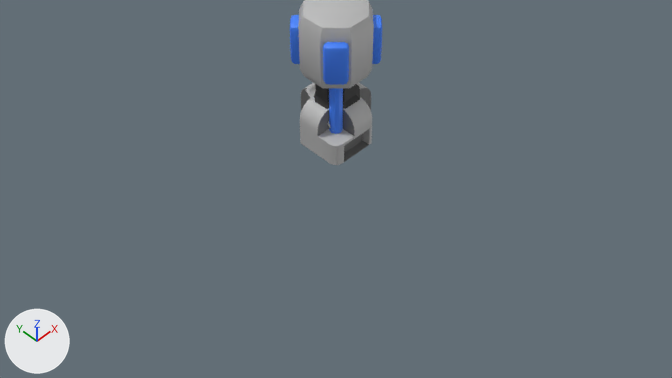
The Blender file blend/PG-assets.blend as it was, and as the next commit left it.
Rendered twice from the file's camera 'Camera'. Arrows for +X, +Y and +Z are at lower left; the lights stay in place. The first picture is the older version.
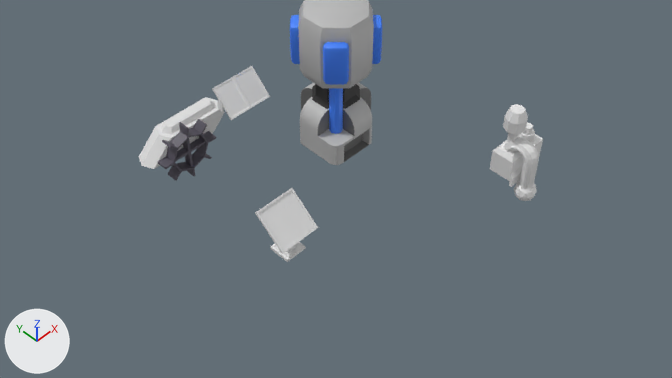
ob_origin is not drawn itself; it is the parent of ob_cube_003, ob_plane_002.

Pixel boxes [x1, y1, x2, y2] of what changed, in the pictures (672 x 378 px):
'Plane.002', moved: before [306, 84, 330, 128]; after [255, 188, 318, 254]
'Plane', added: after [139, 97, 225, 169]
'animated', added: after [158, 119, 216, 181]
'Plane.003', added: after [212, 66, 270, 120]
'Cube.002', added: after [490, 122, 543, 187]
'BézierCircle', added: after [504, 137, 539, 189]
'animated.001', added: after [503, 104, 528, 135]
'Cube.003', moved (not visible before): after [270, 242, 305, 262]
'Icosphere', added: after [514, 180, 537, 201]
'BézierCircle.001', added: after [506, 146, 529, 189]
'BézierCircle.002', added: after [507, 133, 518, 142]
'Plane.004', added: after [217, 100, 224, 111]

What changed in the scene script:
```text
Add mat_material_004:
    mat_material_004 = principled_material('Material.004')
    mat_material_004.base_color = (0.0887, 0.0802, 0.107)  # dark grey #54505c
Add mat_material_002:
    mat_material_002 = principled_material('Material.002')
    mat_material_002.base_color = (0.744, 0.744, 0.744)  # light grey #e0e0e0
    mat_material_002.specular_tint = (0.0887, 0.0802, 0.107)  # dark grey #54505c
Add cu_béziercircle_002:
    cu_béziercircle_002 = bpy.data.curves.new('BézierCircle.002', 'CURVE')
    cu_béziercircle_002.dimensions = '3D'
    _sp = cu_béziercircle_002.splines.new('BEZIER'); _sp.bezier_points.add(1)
    _sp.bezier_points.foreach_set('co', [0.0, 0.0, 0.0, -1.2, 0.0, 0.0])
    _sp.bezier_points.foreach_set('handle_left', [0.351, 0.0, 0.0, -0.849, 0.0, 0.0])
    _sp.bezier_points.foreach_set('handle_right', [-0.351, 0.0, 0.0, -1.551, 0.0, 0.0])
    for _p, _l, _r in zip(_sp.bezier_points, ['ALIGNED', 'ALIGNED'], ['ALIGNED', 'ALIGNED']): _p.handle_left_type = _l; _p.handle_right_type = _r
    _sp.order_u = 0
    _sp.order_v = 0
    _sp.resolution_u = 4
    _sp.use_smooth = False
    cu_béziercircle_002.use_path = True
    cu_béziercircle_002.bevel_resolution = 2
    cu_béziercircle_002.bevel_depth = 0.205
    cu_béziercircle_002.resolution_u = 4
    cu_béziercircle_002.fill_mode = 'FULL'
Add cu_béziercircle_001:
    cu_béziercircle_001 = bpy.data.curves.new('BézierCircle.001', 'CURVE')
    cu_béziercircle_001.dimensions = '3D'
    _sp = cu_béziercircle_001.splines.new('BEZIER'); _sp.bezier_points.add(3)
    _sp.bezier_points.foreach_set('co', [1.261, -1.018, 0.0, 0.0, -1.018, 0.0, -0.636, -0.497, 0.0, 0.0, 0.0241, 0.0])
    _sp.bezier_points.foreach_set('handle_left', [1.613, -1.018, 0.0, 0.351, -1.018, 0.0, -0.636, -0.784, 0.0, -0.351, 0.0241, 0.0])
    _sp.bezier_points.foreach_set('handle_right', [0.91, -1.018, 0.0, -0.351, -1.018, 0.0, -0.636, -0.209, 0.0, 0.351, 0.0241, 0.0])
    for _p, _l, _r in zip(_sp.bezier_points, ['ALIGNED', 'ALIGNED', 'ALIGNED', 'ALIGNED'], ['ALIGNED', 'ALIGNED', 'ALIGNED', 'ALIGNED']): _p.handle_left_type = _l; _p.handle_right_type = _r
    _sp.order_u = 0
    _sp.order_v = 0
    _sp.resolution_u = 4
    _sp.use_smooth = False
    cu_béziercircle_001.use_path = True
    cu_béziercircle_001.bevel_resolution = 2
    cu_béziercircle_001.bevel_depth = 0.077
    cu_béziercircle_001.resolution_u = 4
    cu_béziercircle_001.fill_mode = 'FULL'
Add cu_béziercircle:
    cu_béziercircle = bpy.data.curves.new('BézierCircle', 'CURVE')
    cu_béziercircle.dimensions = '3D'
    _sp = cu_béziercircle.splines.new('BEZIER'); _sp.bezier_points.add(3)
    _sp.bezier_points.foreach_set('co', [1.261, -1.004, 0.0, -0.201, -1.004, 0.0, -0.636, -0.502, 0.0, -0.201, 0.0, 0.0])
    _sp.bezier_points.foreach_set('handle_left', [1.613, -1.004, 0.0, 0.0394, -1.004, 0.0, -0.636, -0.779, 0.0, -0.441, 0.0, 0.0])
    _sp.bezier_points.foreach_set('handle_right', [0.91, -1.004, 0.0, -0.441, -1.004, 0.0, -0.636, -0.225, 0.0, 0.0394, 0.0, 0.0])
    for _p, _l, _r in zip(_sp.bezier_points, ['ALIGNED', 'ALIGNED', 'ALIGNED', 'ALIGNED'], ['ALIGNED', 'ALIGNED', 'ALIGNED', 'ALIGNED']): _p.handle_left_type = _l; _p.handle_right_type = _r
    _sp.order_u = 0
    _sp.order_v = 0
    _sp.resolution_u = 4
    _sp.use_smooth = False
    cu_béziercircle.use_path = True
    cu_béziercircle.bevel_resolution = 2
    cu_béziercircle.bevel_depth = 0.288
    cu_béziercircle.resolution_u = 4
    cu_béziercircle.fill_mode = 'FULL'
Change ob_origin:
    ob_origin.location: (0.0, 0.0, 0.0) -> (-3.739, -0.996, -3.348)
Add ob_plane_004:
    ob_plane_004 = bpy.data.objects.new('Plane.004', me_plane_004.copy())  # the mesh of ob_plane_004; modifiers MIRROR
    ob_plane_004.parent = ob_origin_001
    ob_plane_004.location = (0.3, 0.3, 0.0)
Add ob_origin_001:
    ob_origin_001 = bpy.data.objects.new('origin.001', None)
    ob_origin_001.location = (-1.879, 2.839, 1.26)
Add ob_plane_003:
    ob_plane_003 = bpy.data.objects.new('Plane.003', me_plane_003.copy())  # the mesh of ob_plane_003
    ob_plane_003.parent = ob_origin_001
    ob_plane_003.location = (-0.5, 0.0, 0.0)
Add ob_animated_001:
    ob_animated_001 = bpy.data.objects.new('animated.001', me_cylinder_005.copy())  # the mesh of ob_animated_001
    ob_animated_001.parent = ob_origin_003
    ob_animated_001.location = (0.0, 0.0, 2.702)
    ob_animated_001.scale = (0.452, 0.452, 0.559)
Add ob_origin_003:
    ob_origin_003 = bpy.data.objects.new('origin.003', None)
    ob_origin_003.location = (4.125, -5.637, -1.069)
Add ob_béziercircle_002:
    ob_béziercircle_002 = bpy.data.objects.new('BézierCircle.002', cu_béziercircle_002)
    ob_béziercircle_002.parent = ob_origin_003
    ob_béziercircle_002.location = (0.0, 0.0, 0.949)
    ob_béziercircle_002.rotation_euler = (0.0, 1.571, 0.0)  # degrees (0, 90, 0)
Add ob_béziercircle_001:
    ob_béziercircle_001 = bpy.data.objects.new('BézierCircle.001', cu_béziercircle_001)
    ob_béziercircle_001.parent = ob_origin_003
    ob_béziercircle_001.location = (-0.246, 0.0, 0.949)
    ob_béziercircle_001.rotation_euler = (0.0, 1.571, 0.0)  # degrees (0, 90, 0)
Add ob_icosphere:
    ob_icosphere = bpy.data.objects.new('Icosphere', me_icosphere.copy())  # the mesh of ob_icosphere
    ob_icosphere.parent = ob_origin_003
    ob_icosphere.location = (0.0, -1.0, -0.5)
Add ob_béziercircle:
    ob_béziercircle = bpy.data.objects.new('BézierCircle', cu_béziercircle)
    ob_béziercircle.parent = ob_origin_003
    ob_béziercircle.location = (0.0, 0.0, 0.949)
    ob_béziercircle.rotation_euler = (0.0, 1.571, 0.0)  # degrees (0, 90, 0)
Add ob_cube_002:
    ob_cube_002 = bpy.data.objects.new('Cube.002', me_cube_004.copy())  # the mesh of ob_cube_002
    ob_cube_002.parent = ob_origin_003
    ob_cube_002.location = (0.0, 0.0, 0.0)
Add ob_animated:
    ob_animated = bpy.data.objects.new('animated', me_circle_002_slice.copy())  # the mesh of ob_animated
    ob_animated.parent = ob_origin_002
    ob_animated.location = (0.0, -0.5, 0.223)
Add ob_origin_002:
    ob_origin_002 = bpy.data.objects.new('origin.002', None)
    ob_origin_002.location = (-4.83, 4.288, -0.383)
Add ob_plane:
    ob_plane = bpy.data.objects.new('Plane', me_plane.copy())  # the mesh of ob_plane
    ob_plane.parent = ob_origin_002
    ob_plane.location = (0.0, 0.0, 0.0)
```
